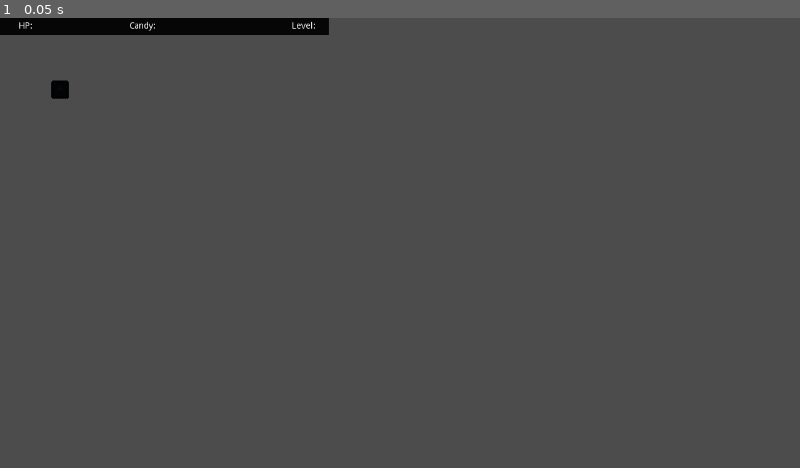
Above: before the commit, frame 1.
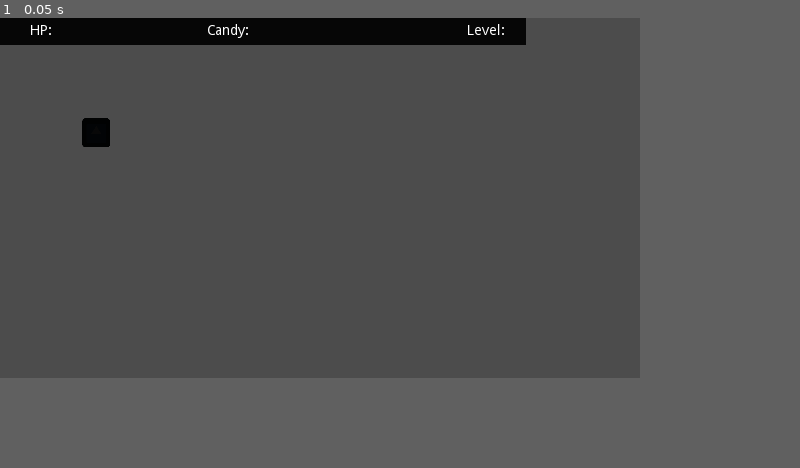
Above: after the commit, the same moment.

Repository: Andyroid0/project_Monster_mash
Game: Godot game, scene res://Assets/Scripts/Scene1.tscn
Same seed, same stepped clock (60 frames per second), same inputs: the game is played once before the commit and once after it. After the commit the project has no main scene; this scene is started directly in both runs. The engine's default icon, where the game draws it, is replaced by a stand-in: a white triangle on a blue panel in a dark square.
Inputs:
- Up to frame 1 (0.05 s): no input
The window is 800x450 before the commit and 640x360 after it. Grey fills any space a smaller window leaves; there, only what the larger window draws over its background counts as a difference.

The runs differ from the first frame. In frame 1, 2.8% of the frame differs, in the area x 0-66%, y 0-29%.
Error after the commit: Invalid get index '15' (on base: 'Array'). (res://Assets/Scripts/Scene1.gd:243)

Commit message:
Revision

Diff:
--- a/Monster_Mash/Assets/Scripts/Scene1.gd
+++ b/Monster_Mash/Assets/Scripts/Scene1.gd
@@ -1,9 +1,244 @@
 extends Node2D
 
-
-
-
-
+const TILE_SIZE = 32
+
+const LEVEL_SIZES = [
+	Vector2(30, 30),
+	Vector2(35, 35),
+	Vector2(40, 40),
+	Vector2(45, 45),
+	Vector2(50, 50),
+]
+
+
+
+const LEVEL_ROOM_COUNTS = [5, 7, 9, 12, 15]
+const MIN_ROOM_DIMENSION = 5
+const MAX_ROOM_DIMENSION = 8
+
+enum Tile {Wall, Door, Floor, Ladder, Stone}
+
+# Current level --------------------------------------
+
+var level_num = 0
+var map = []
+var rooms = []
+var level_size
+
+# Node refs ------------------------------------------------
+
+onready var tile_map = $TileMap
+onready var player = $Player
+
+# Game State ---------------------------------------------------
+
+var player_tile
+var score = 0
 
 func _ready():
 	OS.set_window_size(Vector2(1280, 720))
+	randomize()
+	build_level()
+
+func build_level():
+	# Start with a blank map
+
+	rooms.clear()
+	map.clear()
+	tile_map.clear()
+
+	level_size = LEVEL_SIZES[level_num]
+	for x in range(level_size.x):
+		map.append([])
+		for y in range(level_size.y):
+			map[x].append(Tile.Stone)  # stone is a placeholder for
+			tile_map.set_cell(x, y, Tile.Stone)
+
+		var free_regions = [Rect2(Vector2(2, 2), level_size - Vector2(4, 4))]
+		var num_rooms = LEVEL_ROOM_COUNTS[level_num]
+		for i in range(num_rooms):
+			add_room(free_regions)
+			if free_regions.empty():
+				break
+
+		connect_rooms()
+
+func connect_rooms():
+	# Build an AStar graph of the area where we can add corridors
+	var stone_graph = AStar.new()
+	var point_id = 0
+	for x in range(level_size.x):
+		for y in range(level_size.y):
+			if map[x][y] == Tile.Stone:
+				stone_graph.add_point(point_id, Vector3(x, y, 0))
+
+				# connect to left if also stone
+				if x > 0 && map[x - 1][y] == Tile.Stone:
+					var left_point = stone_graph.get_closest_point(Vector3(x - 1, y, 0))
+					stone_graph.connect_points(point_id, left_point)
+
+					# connect to above if also stone
+				if y > 0 && map[x][y - 1] == Tile.Stone:
+					var above_point = stone_graph.get_closest_point(Vector3(x, y - 1, 0))
+					stone_graph.connect_points(point_id, above_point)
+
+					point_id += 1
+
+	# Build an AStar graph of room connection
+	var room_graph = AStar.new()
+	point_id = 0
+	for room in rooms:
+		var room_center = room.position + room.size / 2
+		room_graph.add_point(point_id, Vector3(room_center.x, room.center.y, 0))
+		point_id += 1
+		# Add random connections until everything is connected
+
+	while !is_everything_connected(room_graph):
+		add_random_connection(stone_graph, room_graph)
+
+
+func is_everything_connected(graph):
+	var points = graph.get_points()
+	var start = points.pop_back()
+	for point in points:
+		var path = graph.get_point_path(start, point)
+		if !path:
+			return false
+
+	return true
+
+func add_random_connection(stone_graph, room_graph):
+	# pick rooms to connect
+	var start_room_id = get_least_connected_point(room_graph)
+	var end_room_id = get_nearest_unconnected_point(room_graph, start_room_id)
+
+	#pick door locations
+
+	var start_position  = pick_random_door_location(rooms[start_room_id])
+	var end_position = pick_random_door_location(rooms[end_room_id])
+
+func get_least_connected_point(graph):
+	var point_ids = graph.get_points()
+
+	var least
+	var tied_for_least = []
+
+	for point in point_ids:
+		var count = graph.get_point_connections(point).size()
+		if !least || count < least:
+			least = count
+			tied_for_least = [point]
+		elif count == least:
+			tied_for_least.append(point)
+
+	return tied_for_least[randi() % tied_for_least.size()]
+
+func get_nearest_unconnected_point(graph, target_point):
+	var target_position = graph.get_point_position(target_point)
+	var point_ids = graph.get_points()
+
+	var nearest
+	var tied_for_nearest = []
+
+	for point in point_ids:
+		if point == target_point:
+			continue
+
+			var path = graph.get_point_path(point, target_point)
+			if path:
+				continue
+
+			var dist = (graph.get_point_position(point) - target_position).length()
+			if !nearest || dist < nearest:
+				nearest = dist
+				tied_for_nearest = [point]
+			elif dist == nearest:
+				tied_for_nearest.append(point)
+	return tied_for_nearest[randi() % tied_for_nearest.size()]
+
+func pick_random_door_location(room):
+	var options = []
+
+	# top and bottom walls
+
+	for x in range(room.position.x + 1, room.end.x - 2):
+		options.append(Vector3(x, room.position.y, 0))
+		options.append(Vector3(x, room.end.y - 1, 0))
+
+		# left and rigth walls
+
+	for y in range(room.position.y + 1, room.end.y - 2):
+		options.append(Vector3(room.position.x, y, 0))
+		options.append(Vector3(room.end.x - 1, y, 0))
+
+	return options[randi() % options.size()]
+
+func add_room(free_regions):
+		var region = free_regions[randi() % free_regions.size()]
+
+		var size_x = MIN_ROOM_DIMENSION
+		if region.size.x > MIN_ROOM_DIMENSION:
+			size_x += randi() % int(region.size.x - MIN_ROOM_DIMENSION)
+
+		var size_y = MIN_ROOM_DIMENSION
+		if region.size.y > MIN_ROOM_DIMENSION:
+			size_y += randi() % int(region.size.y - MIN_ROOM_DIMENSION)
+
+			size_x = min(size_x, MAX_ROOM_DIMENSION)
+			size_y = min(size_y, MAX_ROOM_DIMENSION)
+
+			var start_x = region.position.x
+			if region.size.x >size_x:
+				start_x += randi() % int(region.size.x - size_x)
+
+			var start_y = region.position.y
+			if region.size.y >size_y:
+				start_y += randi() % int(region.size.y - size_y)
+
+			var room = Rect2(start_x, start_y, size_x, size_y)
+			rooms.append(room)
+
+			for x in range(start_x, start_x + size_x):
+				set_tile(x, start_y, Tile.Wall)
+				set_tile(x, start_y + size_y - 1, Tile.Wall)
+
+			for y in range(start_y + 1, start_y + size_y - 1):
+				set_tile(start_x, y, Tile.Wall)
+				set_tile(start_x + size_x - 1, y, Tile.Wall)
+
+				for x in range(start_x + 1, start_x + size_x - 1):
+					set_tile(x, y, Tile.Floor)
+
+			cut_regions(free_regions, room)
+
+func cut_regions(free_regions, region_to_remove):
+	var removal_queue = []
+	var addition_queue = []
+
+	for region in free_regions:
+		if region.intersects(region_to_remove):
+			removal_queue.append(region)
+
+			var leftover_left = region_to_remove.position.x - region.position.x -1
+			var leftover_right = region.end.x - region_to_remove.end.x -1
+			var leftover_above = region_to_remove.position.y - region.position.y -1
+			var leftover_below = region.end.y - region_to_remove.y - 1
+
+			if leftover_left >= MIN_ROOM_DIMENSION:
+				addition_queue.append(Rect2(region.position, Vector2(leftover_left, region.size.y)))
+			if leftover_right >= MIN_ROOM_DIMENSION:
+				addition_queue.append(Rect2(Vector2(region_to_remove.end.x + 1, region.position.y), Vector2(leftover_right, region.size.y)))
+			if leftover_above >= MIN_ROOM_DIMENSION:
+				addition_queue.append(Rect2(region.position, Vector2(region.size.x, leftover_above)))
+			if leftover_below >= MIN_ROOM_DIMENSION:
+				addition_queue.append(Rect2(Vector2(region.position.x, region_to_remove.end.y + 1), Vector2(region.size.x, leftover_below)))
+
+	for region in removal_queue:
+		free_regions.erase(region)
+
+	for region in addition_queue:
+		free_regions.append(region)
+
+func set_tile(x, y, type):
+	map[x][y] = type
+	tile_map.set_cell(x, y, type)
--- a/Monster_Mash/project.godot
+++ b/Monster_Mash/project.godot
@@ -16,8 +16,13 @@
 [application]
 
 config/name="Monster_Mash"
-run/main_scene="res://Assets/Scenes/Base_scene.tscn"
 config/icon="res://icon.png"
+
+[display]
+
+window/size/width=640
+window/size/height=360
+window/stretch/mode="viewport"
 
 [rendering]
 
